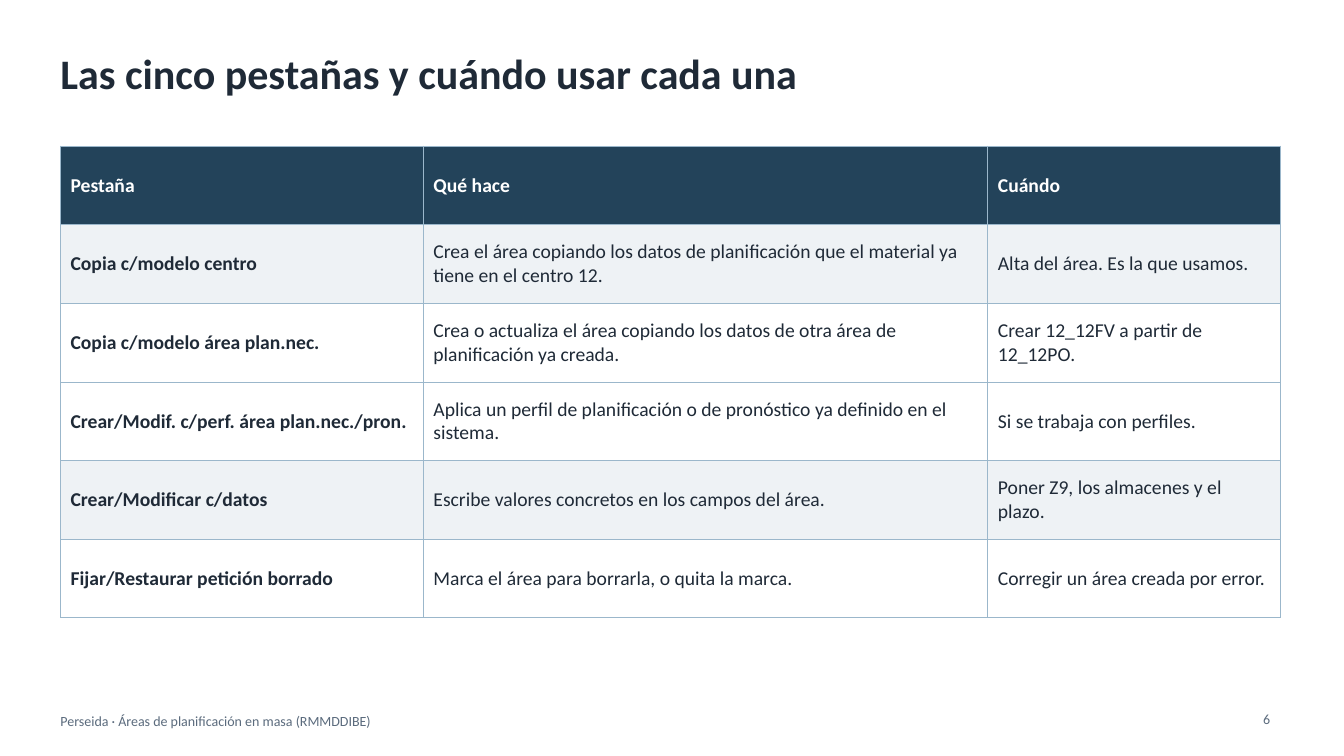
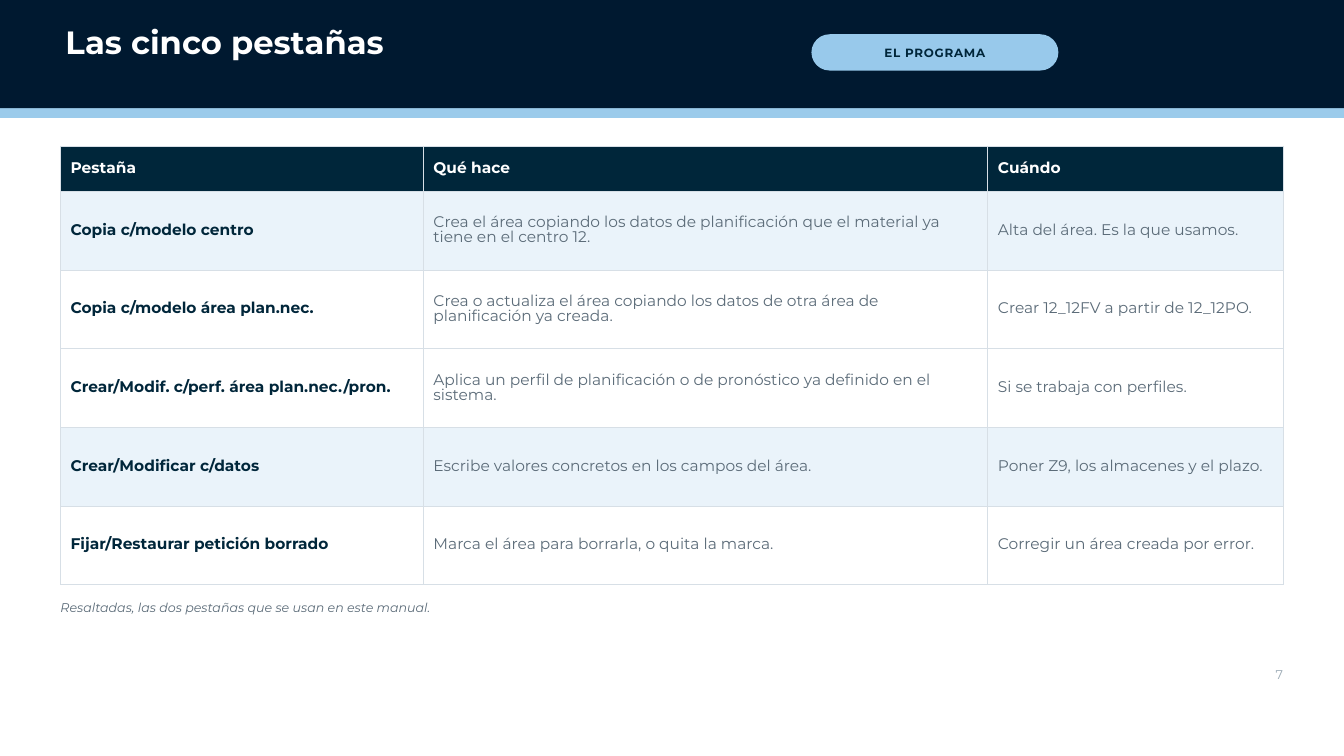
Before and after one commit to Enrique24799/PERSEIDA, a slide deck: slide 7 of manuales/Manual_RMMDDIBE_areas_planificacion.pptx (slide 6 before the commit). Drawn at 1344x756 pixels with LibreOffice and Linux fonts; fonts in the diff are those of the drawing; background and template pictures are left out. Boxes give left, top, right and bottom in pixels: in the first picture for what was removed or moved away, otherwise in the second. Text is boxed around its words. In the diff, an @@ line names an element or a change of style, - is before the commit and + after.

```diff
--- a/manuales/Manual_RMMDDIBE_areas_planificacion.pptx
+++ b/manuales/Manual_RMMDDIBE_areas_planificacion.pptx
@@ rectangle added at [0,0,1344,108], fill #001930 @@
@@ title "Las cinco pestañas" at [65,28,384,61]: vertical alignment middle to top @@
@@ title at [65,28,384,61]: text changed; size 30 to 23 pt; font Calibri to Montserrat; text colour #1F2A37 to #FFFFFF @@
-Las cinco pestañas y cuándo usar cada una
+Las cinco pestañas
@@ rounded rectangle added at [812,34,1059,71], fill #98C9EB, 8.5 pt, text #00263A, bold @@
+EL PROGRAMA
@@ rectangle added at [0,100,1344,118], fill #9BCBEB @@
@@ table at [60,146,1284,585] @@
@@ fill #23435A to #00263A in row 1 @@
@@ fill #EEF2F5 to #EAF3FA in 6 cells @@
@@ size 14 to 11 pt, font Calibri to Montserrat @@
@@ text colour #1F2A37 to #00263A in "Copia c/modelo centro", "Copia c/modelo área plan.nec.", "Crear/Modif. c/perf. área plan.nec./pron.", "Crear/Modificar c/datos" and 1 more places @@
@@ text colour #1F2A37 to #5B6B78 in "Crea el área copiando los datos de ...", "Alta del área. Es la que usamos.", "Crea o actualiza el área copiando los ...", "Crear 12_12FV a partir de 12_12PO." and 6 more places @@
@@ borders changed @@
@@ table: place and size @@
-table at [60,146,1280,593]
+table at [60,146,1284,585]
@@ text added at [60,602,431,615], 9 pt, text #5B6B78, italic @@
+Resaltadas, las dos pestañas que se usan en este manual.
@@ page number added at [1276,670,1283,679], 9 pt, text #9AA9B4 @@
+7
@@ text removed at [60,714,371,728] @@
-Perseida · Áreas de planificación en masa (RMMDDIBE)
@@ page number removed at [1263,714,1270,724] @@
-6
```
Also in this commit, not shown: 13 other slides changed, 2 slides added, 1 slide removed, 2 other files.
